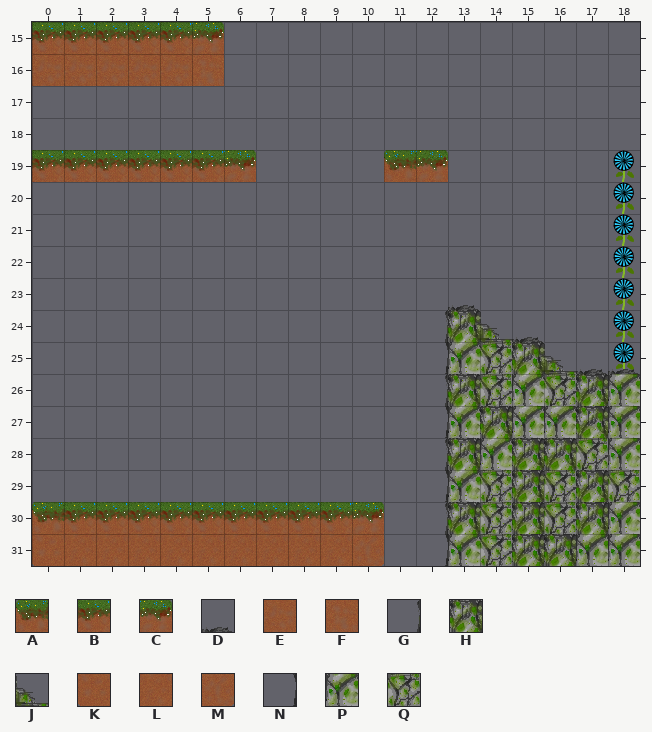
One commit to this Tiled map: assets/tiled/levelA.tmx. Above is the file before it was changed.
Cells are 32x32 px. Shown: x 0..18, y 15..31.
Key: from "testtileset": A 40, B 41, C 42, D 46, E 49, F 50, G 53, H 54, J 55, K 56, L 57, M 58, N 61, P 62, Q 63.
_ is an empty cell.
Layers that did not change in this view are not listed.
Layer "fgLayer" before, first column x 0:
15 BBBBBC_____________
16 EEEEEF_____________
17 ___________________
18 ___________________
19 BBBBBBC____AC______
20 ___________________
21 ___________________
22 ___________________
23 _____________D_____
24 ____________GHJD___
25 ____________NPQHJDD
26 ____________GHQPQHP
27 ____________NPHPPHP
28 ____________GHPHHQP
29 ____________NPQHQHQ
30 ABBBBBBBBBC_GHQHQHP
31 KLLLLLLLLLM_NPQHHPP
Now the later version:
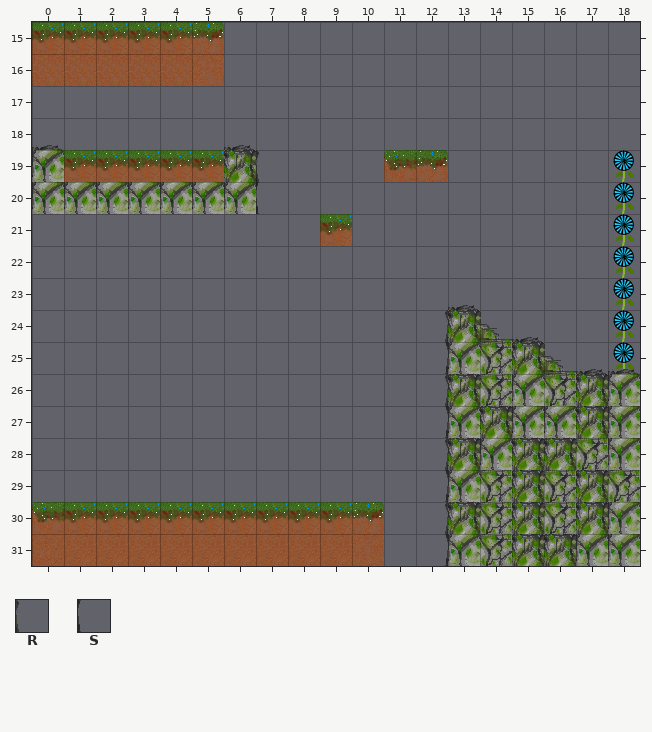
Further tiles: from "testtileset": R 53 flipped left-right, S 61 flipped left-right.
The edit:
Layer "fgLayer":
y 18: x 0 _ -> D; x 6 _ -> D
y 19: x 0 B -> P; x 6..7 C_ -> HR
y 20: x 0..7 ________ -> PPPPPPPS
y 21: x 9 _ -> B
Changed places in both pictures, as pixel boxes (x1, y1, x2, y2):
changed: (32, 145, 259, 214)
added: (320, 214, 352, 246)
